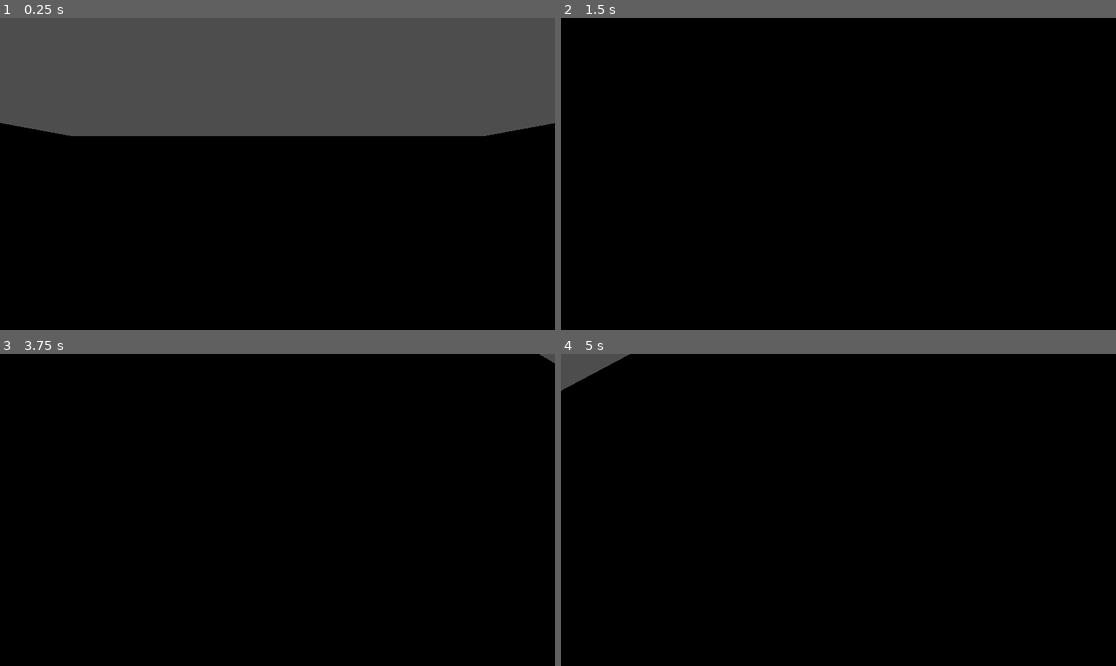
Above: before the commit, frames 1-4 (two rows, left to right).
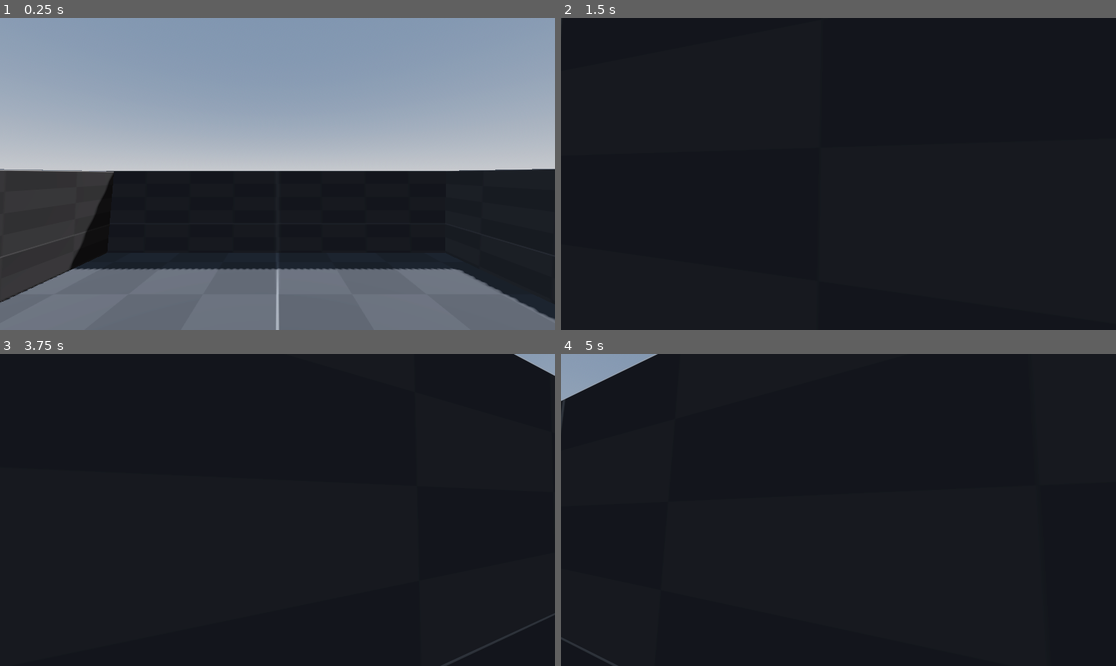
Above: after the commit, the same moments.

Repository: LukeJSimmons/jame-gam-41
Game: Godot game, scene res://scenes/main.tscn
The game is run twice, just before and just after one commit, with the same random seed, the same clock (stepped at 60 frames per second) and the same inputs. Before the commit the project has no main scene; this scene is started directly in both runs.
Inputs (mouse positions are in pixels of both pictures, inside the frame that each line leads up to):
- Up to frame 1 (0.25 s): no input
- Up to frame 2 (1.5 s): move the mouse to (866, 174) at 0.52 s; hold Shift (run) 0.53-1.28 s; hold W (forward) from 0.53 s (still down); move the mouse to (810, 174) at 1.27 s; tap Shift (run) at 1.35 s
- Up to frame 3 (3.75 s): keep holding W (forward); tap Enter at 2, 3.5 s; move the mouse to (288, 503) at 2.02 s; hold Shift (run) 2.03-2.78 s; tap Space at 2.75 s; move the mouse to (271, 516) at 2.77 s; tap Shift (run) at 2.85 s; move the mouse to (316, 513) at 3.52 s; hold Shift (run) from 3.53 s (still down)
- Up to frame 4 (5 s): keep holding W (forward); move the mouse to (794, 506) at 4.27 s; release Shift (run) at 4.28 s; tap Shift (run) at 4.35 s

The runs differ from the first frame. In frame 1, 99% of the frame differs, in the area x 0-100%, y 0-100%; in frame 2, 100%; in frame 3, 100%; in frame 4, 100%.
Error before the commit: Invalid access to property or key 'global_transform' on a base object of type 'null instance'. (res://scenes/enemy/enemy.gd:20)

Commit message:
Add movement between doors

Diff:
--- a/project.godot
+++ b/project.godot
@@ -11,6 +11,7 @@
 [application]
 
 config/name="Jame-Gam-41"
+run/main_scene="uid://cfewqog2j05q0"
 config/features=PackedStringArray("4.4", "Forward Plus")
 config/icon="res://icon.svg"
 
--- a/scenes/door/door.gd
+++ b/scenes/door/door.gd
@@ -1,13 +1,26 @@
 extends Area3D
 
 @onready var mesh = $MeshInstance3D
+@onready var exit_position = $exit_position
 @onready var room = get_parent()
 
-var color: Color
+@export var color: Color
+@export var exit_door_path: NodePath
+
+var exit_door = null
 
 
 func _ready() -> void:
+	exit_door = get_node(exit_door_path)
+	var new_color = mesh.get_surface_override_material(0)
+	if !color:
+		create_color()
+	new_color.albedo_color = color
+
+func create_color():
 	randomize()
-	var new_color = mesh.get_surface_override_material(0)
-	new_color.albedo_color = Color(randf_range(0,1), randf_range(0,1), randf_range(0,1))
-	color = new_color.albedo_color
+	color = Color(randf_range(0,1), randf_range(0,1), randf_range(0,1))
+
+func enter(player):
+	player.position = exit_door.exit_position.global_position
+	player.rotation.y = exit_door.exit_position.rotation.y
--- a/scenes/door/door.tscn
+++ b/scenes/door/door.tscn
@@ -20,3 +20,6 @@
 transform = Transform3D(1.25, 0, 0, 0, 2, 0, 0, 0, 1.25, 0, 1, 0)
 mesh = SubResource("BoxMesh_08jtm")
 surface_material_override/0 = SubResource("StandardMaterial3D_bu3y2")
+
+[node name="exit_position" type="Node3D" parent="."]
+transform = Transform3D(-1, 0, 8.74228e-08, 0, 1, 0, -8.74228e-08, 0, -1, 0, 0, 1.9)
--- a/scenes/main.tscn
+++ b/scenes/main.tscn
@@ -1,18 +1,64 @@
-[gd_scene load_steps=5 format=3 uid="uid://cfewqog2j05q0"]
+[gd_scene load_steps=9 format=3 uid="uid://cfewqog2j05q0"]
 
 [ext_resource type="PackedScene" uid="uid://bnh5rt7pofcft" path="res://scenes/player/player.tscn" id="1_0wfyh"]
 [ext_resource type="PackedScene" uid="uid://c2tflqn684bac" path="res://scenes/enemy/enemy.tscn" id="2_sugp2"]
-[ext_resource type="PackedScene" uid="uid://33rhh8ckrmn5" path="res://scenes/rooms.tscn" id="3_jyhfs"]
+[ext_resource type="PackedScene" uid="uid://33rhh8ckrmn5" path="res://scenes/rooms_container.tscn" id="3_jyhfs"]
 [ext_resource type="PackedScene" uid="uid://bdeqltvkbli42" path="res://scenes/rooms/door_rooms/door_room_1.tscn" id="4_tbgi4"]
+
+[sub_resource type="NavigationMesh" id="NavigationMesh_jyhfs"]
+vertices = PackedVector3Array(-1, -0.5, -38.625, -1.25, -0.5, -39.125, -4.25, -0.5, -39.125, -4.25, -0.5, -30.875, 4.25, -0.5, -30.875, 4.25, -0.5, -39.125, 18, -0.5, -3.625, 17.75, -0.5, -4.125, 14.75, -0.5, -4.125, 14.75, -0.5, 4.125, 23.25, -0.5, 4.125, 23.25, -0.5, -4.125)
+polygons = [PackedInt32Array(1, 0, 2), PackedInt32Array(2, 0, 3), PackedInt32Array(5, 4, 0), PackedInt32Array(0, 4, 3), PackedInt32Array(7, 6, 8), PackedInt32Array(8, 6, 9), PackedInt32Array(11, 10, 6), PackedInt32Array(6, 10, 9)]
+
+[sub_resource type="ProceduralSkyMaterial" id="ProceduralSkyMaterial_jyhfs"]
+sky_horizon_color = Color(0.662243, 0.671743, 0.686743, 1)
+ground_horizon_color = Color(0.662243, 0.671743, 0.686743, 1)
+
+[sub_resource type="Sky" id="Sky_tbgi4"]
+sky_material = SubResource("ProceduralSkyMaterial_jyhfs")
+
+[sub_resource type="Environment" id="Environment_tefeu"]
+background_mode = 2
+sky = SubResource("Sky_tbgi4")
+tonemap_mode = 2
+glow_enabled = true
 
 [node name="main" type="Node3D"]
 
 [node name="player" parent="." instance=ExtResource("1_0wfyh")]
+transform = Transform3D(1, 0, 0, 0, 1, 0, 0, 0, 1, 0, 0, -34)
 
 [node name="enemy" parent="." instance=ExtResource("2_sugp2")]
-transform = Transform3D(1, 0, 0, 0, 1, 0, 0, 0, 1, 0, 0, 1.7)
+transform = Transform3D(1, 0, 0, 0, 1, 0, 0, 0, 1, 19.4, 0, 1.7)
+player_path = NodePath("../player")
 
-[node name="rooms_container" parent="." instance=ExtResource("3_jyhfs")]
+[node name="NavigationRegion3D" type="NavigationRegion3D" parent="."]
+navigation_mesh = SubResource("NavigationMesh_jyhfs")
+
+[node name="rooms_container" parent="NavigationRegion3D" instance=ExtResource("3_jyhfs")]
 transform = Transform3D(1, 0, 0, 0, 1, 0, 0, 0, 1, 0, -1, 0)
 
-[node name="door_room_1" parent="rooms_container" instance=ExtResource("4_tbgi4")]
+[node name="door_room_1" parent="NavigationRegion3D/rooms_container" instance=ExtResource("4_tbgi4")]
+transform = Transform3D(1, 0, 0, 0, 1, 0, 0, 0, 1, 0, 0, -35)
+
+[node name="door" parent="NavigationRegion3D/rooms_container/door_room_1" index="5"]
+color = Color(1, 0, 0, 1)
+exit_door_path = NodePath("../../door_room_2/door")
+
+[node name="door_room_2" parent="NavigationRegion3D/rooms_container" instance=ExtResource("4_tbgi4")]
+transform = Transform3D(1, 0, 0, 0, 1, 0, 0, 0, 1, 19, 0, 0)
+
+[node name="door" parent="NavigationRegion3D/rooms_container/door_room_2" index="5"]
+color = Color(1, 0, 0, 1)
+exit_door_path = NodePath("../../door_room_1/door")
+
+[node name="env" type="Node3D" parent="."]
+
+[node name="DirectionalLight3D" type="DirectionalLight3D" parent="env"]
+transform = Transform3D(-0.866023, -0.433016, 0.250001, 0, 0.499998, 0.866027, -0.500003, 0.749999, -0.43301, 0, 0, 0)
+shadow_enabled = true
+
+[node name="WorldEnvironment" type="WorldEnvironment" parent="env"]
+environment = SubResource("Environment_tefeu")
+
+[editable path="NavigationRegion3D/rooms_container/door_room_1"]
+[editable path="NavigationRegion3D/rooms_container/door_room_2"]
--- a/scenes/player/player.gd
+++ b/scenes/player/player.gd
@@ -57,3 +57,9 @@
 func _on_area_3d_body_entered(body: Node3D) -> void:
 	if body.is_in_group("enemy"):
 		game_over()
+
+
+func _on_area_3d_area_entered(area: Area3D) -> void:
+	if area.is_in_group("door"):
+		print('enter')
+		area.enter(self)
--- a/scenes/player/player.tscn
+++ b/scenes/player/player.tscn
@@ -11,17 +11,20 @@
 script = ExtResource("1_8afob")
 
 [node name="CollisionShape3D" type="CollisionShape3D" parent="."]
+transform = Transform3D(1, 0, 0, 0, 1, 0, 0, 0, 1, 0, 1.01069, 0)
 shape = SubResource("CapsuleShape3D_dovo2")
 
 [node name="Head" type="Node3D" parent="."]
-transform = Transform3D(1, 0, 0, 0, 1, 0, 0, 0, 1, 0, 0.492994, 0)
+transform = Transform3D(1, 0, 0, 0, 1, 0, 0, 0, 1, 0, 1.50368, 0)
 
 [node name="Camera3D" type="Camera3D" parent="Head"]
 
 [node name="Area3D" type="Area3D" parent="."]
+transform = Transform3D(1, 0, 0, 0, 1, 0, 0, 0, 1, 0, 1.01069, 0)
 
 [node name="CollisionShape3D" type="CollisionShape3D" parent="Area3D"]
 shape = SubResource("CapsuleShape3D_8afob")
 debug_color = Color(0.980373, 0, 0.380223, 0.42)
 
+[connection signal="area_entered" from="Area3D" to="." method="_on_area_3d_area_entered"]
 [connection signal="body_entered" from="Area3D" to="." method="_on_area_3d_body_entered"]
--- a/scenes/rooms.gd
+++ /dev/null
@@ -1,19 +0,0 @@
-extends Node3D
-
-@onready var rooms = get_children()
-
-var doors = []
-
-var colors = []
-
-
-func _ready() -> void:
-	for room in rooms:
-		doors += room.get_doors()
-
-	for door in doors:
-		colors.append(door.color)
-
-	print(rooms)
-	print(doors)
-	print(colors)
--- a/scenes/rooms.tscn
+++ /dev/null
@@ -1,3 +0,0 @@
-[gd_scene format=3 uid="uid://33rhh8ckrmn5"]
-
-[node name="rooms_container" type="Node3D"]
--- a/scenes/rooms/door_rooms/door_room_1.tscn
+++ b/scenes/rooms/door_rooms/door_room_1.tscn
@@ -1,7 +1,11 @@
-[gd_scene load_steps=3 format=3 uid="uid://bdeqltvkbli42"]
+[gd_scene load_steps=5 format=3 uid="uid://bdeqltvkbli42"]
 
 [ext_resource type="PackedScene" uid="uid://geipq4j2ewxu" path="res://scenes/door/door.tscn" id="1_fh4hj"]
 [ext_resource type="Script" uid="uid://ts02jh4a7ecp" path="res://scenes/rooms/room.gd" id="1_tpt68"]
+[ext_resource type="Texture2D" uid="uid://cf1sp82k6td8w" path="res://textures/texture_07.png" id="2_nmowl"]
+
+[sub_resource type="StandardMaterial3D" id="StandardMaterial3D_y7mhy"]
+albedo_texture = ExtResource("2_nmowl")
 
 [node name="door_room_1" type="Node3D"]
 script = ExtResource("1_tpt68")
@@ -9,22 +13,40 @@
 [node name="CSGBox3D" type="CSGBox3D" parent="."]
 transform = Transform3D(11, 0, 0, 0, 1, 0, 0, 0, 11, 0, -0.5, 0)
 use_collision = true
+material = SubResource("StandardMaterial3D_y7mhy")
 
 [node name="CSGBox3D2" type="CSGBox3D" parent="."]
-transform = Transform3D(10, 0, 0, 0, 0.0232307, -3.14843, 0, 0.49946, 0.146439, 0, 0.8, -4.98357)
+transform = Transform3D(10, 0, 0, 0, 0.0232307, -2.99676, 0, 0.49946, 0.139384, 0, 0.8, -5)
 use_collision = true
+material = SubResource("StandardMaterial3D_y7mhy")
 
 [node name="CSGBox3D3" type="CSGBox3D" parent="."]
-transform = Transform3D(10, 0, 0, 0, 0.0232307, -3.14843, 0, 0.49946, 0.146439, 0, 0.8, 5.11643)
+transform = Transform3D(10, 0, 0, 0, 0.0232307, -2.99676, 0, 0.49946, 0.139384, 0, 0.8, 5)
 use_collision = true
+material = SubResource("StandardMaterial3D_y7mhy")
 
 [node name="CSGBox3D4" type="CSGBox3D" parent="."]
-transform = Transform3D(-4.37114e-07, -0.49946, -0.146439, 0, 0.0232307, -3.14843, 10, -2.18321e-08, -6.40104e-09, 5.05, 0.8, 0.066427)
+transform = Transform3D(-4.37114e-07, -0.49946, -0.139384, 0, 0.0232307, -2.99676, 10, -2.18321e-08, -6.09269e-09, 5, 0.8, 0)
 use_collision = true
+material = SubResource("StandardMaterial3D_y7mhy")
 
 [node name="CSGBox3D5" type="CSGBox3D" parent="."]
-transform = Transform3D(-4.37114e-07, -0.49946, -0.146439, 0, 0.0232307, -3.14843, 10, -2.18321e-08, -6.40104e-09, -5.05, 0.8, 0.0664265)
+transform = Transform3D(-4.37114e-07, -0.49946, -0.139384, 0, 0.0232307, -2.99676, 10, -2.18321e-08, -6.09269e-09, -5, 0.8, 0)
 use_collision = true
+material = SubResource("StandardMaterial3D_y7mhy")
 
 [node name="door" parent="." instance=ExtResource("1_fh4hj")]
 transform = Transform3D(1, 0, 0, 0, 1, 0, 0, 0, 1, 0, 0, -5)
+visible = false
+
+[node name="door2" parent="." instance=ExtResource("1_fh4hj")]
+transform = Transform3D(-4.37114e-08, 0, -1, 0, 1, 0, 1, 0, -4.37114e-08, 5, 0, 0)
+visible = false
+
+[node name="door3" parent="." instance=ExtResource("1_fh4hj")]
+transform = Transform3D(-1, 0, -8.74228e-08, 0, 1, 0, 8.74228e-08, 0, -1, 0, 0, 5)
+visible = false
+
+[node name="door4" parent="." instance=ExtResource("1_fh4hj")]
+transform = Transform3D(-4.37114e-08, 0, 1, 0, 1, 0, -1, 0, -4.37114e-08, -5, 0, 0)
+visible = false
--- a/scenes/rooms/room.gd
+++ b/scenes/rooms/room.gd
@@ -1,10 +1,4 @@
 extends Node3D
 
 @onready var rooms_container = get_parent()
-
-func get_doors():
-	var doors = []
-	for child in get_children():
-		if child.is_in_group("door"):
-			doors.append(child)
-	return doors
+@onready var doors = [$door, $door2, $door3, $door4]
--- /dev/null
+++ b/scenes/rooms_container.gd
@@ -0,0 +1,14 @@
+extends Node3D
+
+@onready var room = preload("res://scenes/rooms/door_rooms/door_room_1.tscn")
+@onready var rooms = get_children()
+
+var doors = []
+
+
+func _ready() -> void:
+	pass
+
+
+func generate_room():
+	var new_room = room.instantiate()
--- /dev/null
+++ b/scenes/rooms_container.tscn
@@ -0,0 +1,6 @@
+[gd_scene load_steps=2 format=3 uid="uid://33rhh8ckrmn5"]
+
+[ext_resource type="Script" uid="uid://cv1ruwubbrpq6" path="res://scenes/rooms_container.gd" id="1_x2141"]
+
+[node name="rooms_container" type="Node3D"]
+script = ExtResource("1_x2141")
Not shown, removed: scenes/rooms.gd.uid
Not shown, added: scenes/rooms_container.gd.uid
